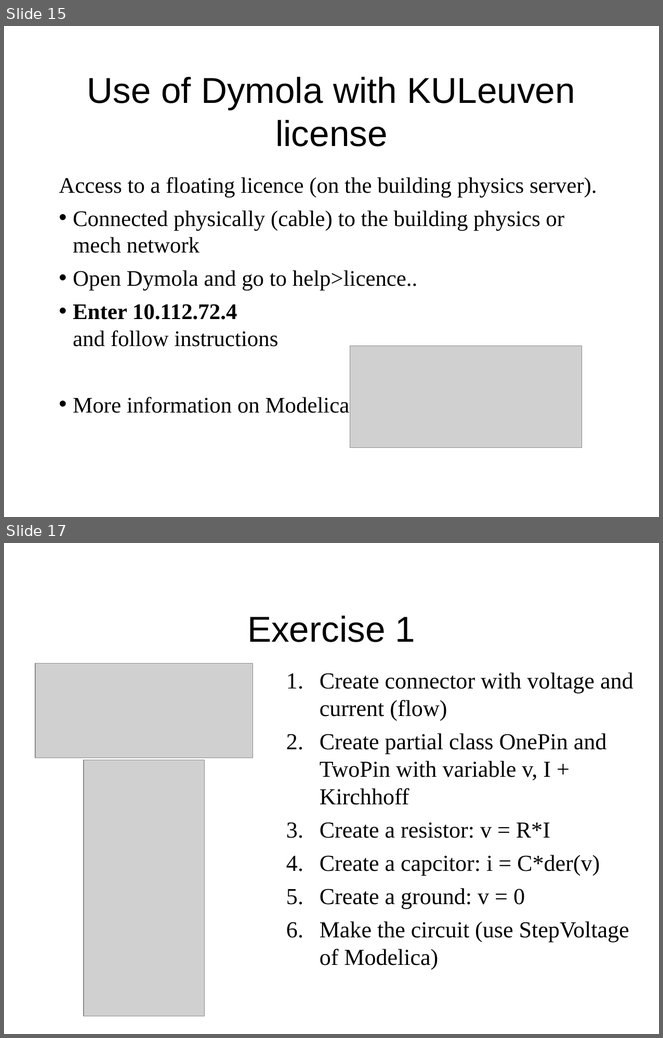
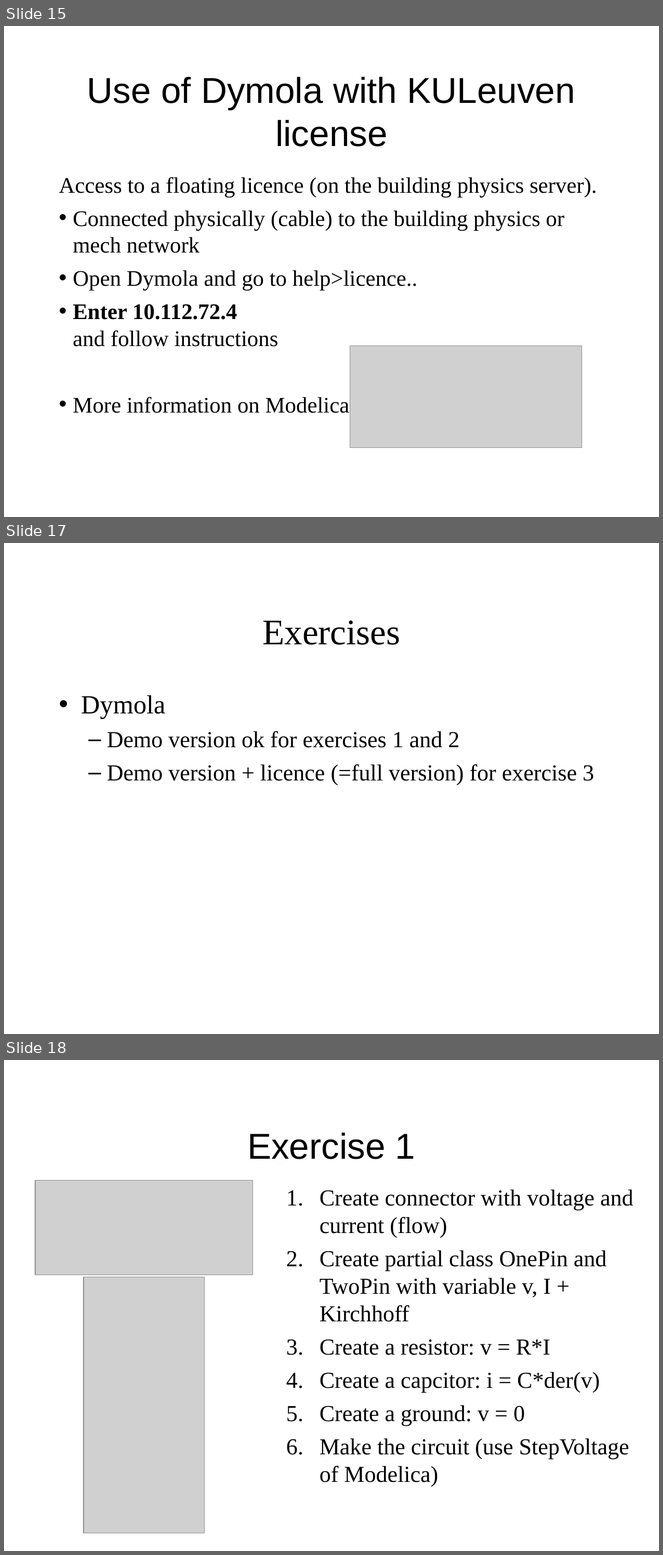
Before and after one commit to open-ideas/__CrashCourse__, a slide deck: Slides/CrashCourse_2014.ppt. Shown one above the other, each under a label of ours: slides 15 and 17 before the commit, slides 15, 17 and 18 after it; the slides between them are not shown. The pictures are 663x1038 and 663x1555 pixels, drawn with LibreOffice and Linux fonts; fonts in the diff are those of the drawing; grey boxes stand for pictures. Boxes give left, top, right and bottom in pixels: in the first picture for what was removed or moved away, otherwise in the second. Text is boxed around its words. In the diff, an @@ line names an element or a change of style, - is before the commit and + after.

```diff
--- a/Slides/CrashCourse_2014.ppt
+++ b/Slides/CrashCourse_2014.ppt
@@ slide 17 added at bbox=[4, 543, 659, 1034], background #FFFFFF @@
@@ title added at bbox=[262, 620, 400, 645], 44 pt, text #000000 @@
+Exercises
@@ text added at bbox=[81, 695, 594, 785], 28 pt, text #000000 @@
+• Dymola
+  – Demo version ok for exercises 1 and 2
+  – Demo version + licence (=full version) for exercise 3
@@ what was slide 17 is now slide 18 @@
```
Also in this commit, not shown: 4 slides changed, 1 other slide added, 2 slides removed.
